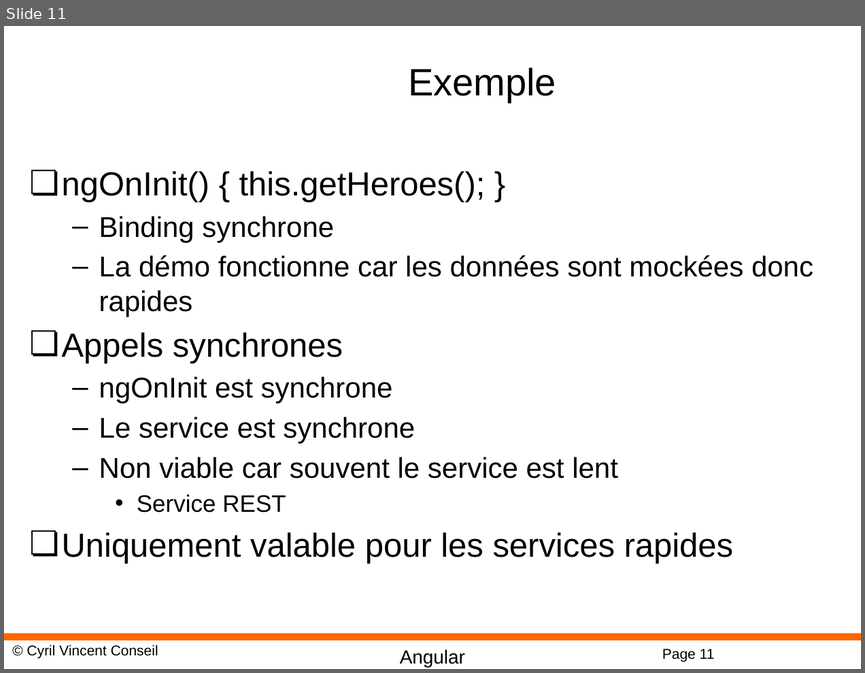
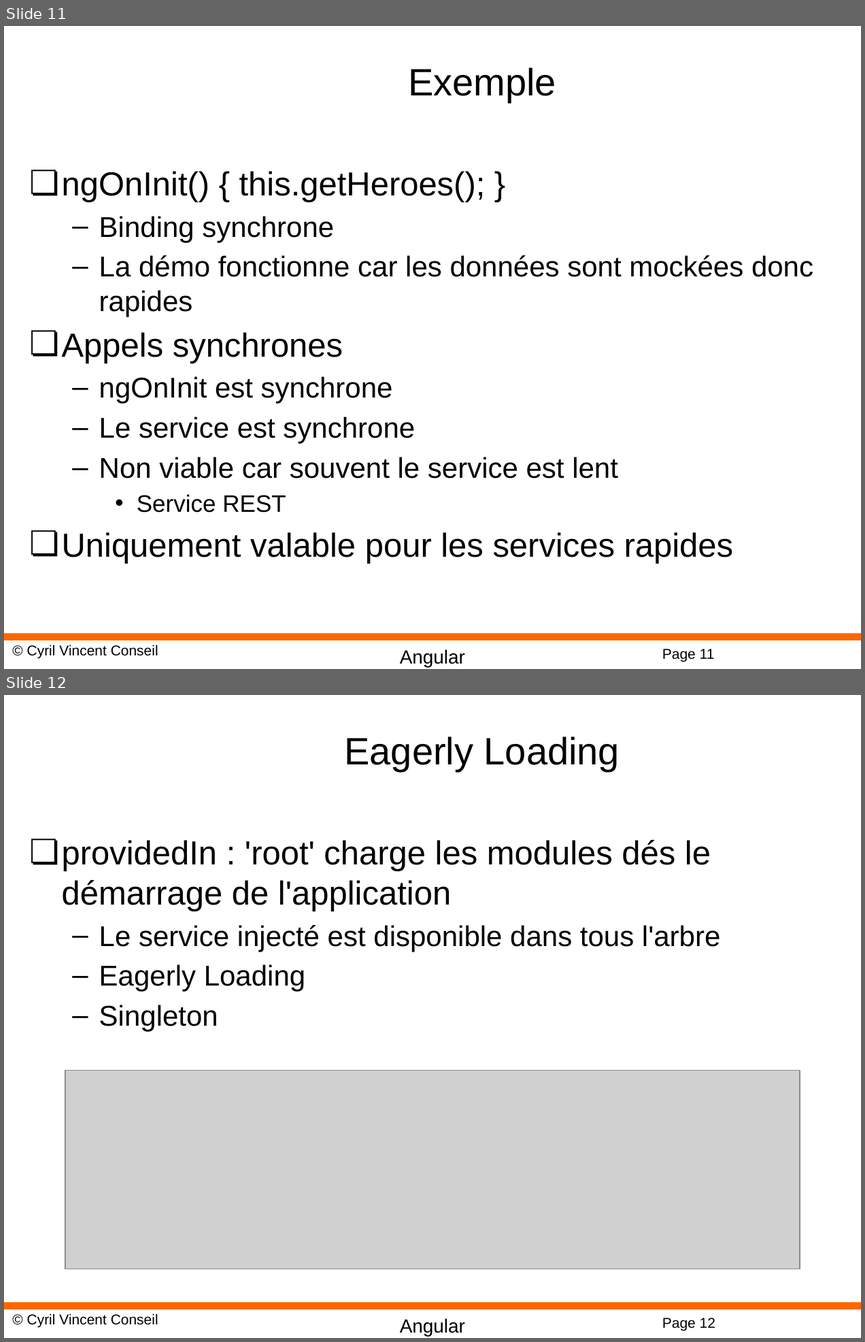
Before and after one commit to cyrilvincent/angular, a slide deck: PPT/Angular13-Services.pptx. Shown one above the other, each under a label of ours: slide 11 before the commit, slides 11 and 12 after it. The pictures are 865x673 and 865x1342 pixels, drawn with LibreOffice and Linux fonts; fonts in the diff are those of the drawing; grey boxes stand for pictures; background and template pictures are left out. Boxes give left, top, right and bottom in pixels: in the first picture for what was removed or moved away, otherwise in the second. Text is boxed around its words. In the diff, an @@ line names an element or a change of style, - is before the commit and + after.

```diff
--- a/PPT/Angular13-Services.pptx
+++ b/PPT/Angular13-Services.pptx
@@ slide 12 added at <box>4,695,861,1338</box>, background #FFFFFF; not listed: 4 template elements that a slide beside it also shows @@
@@ title added at <box>344,736,619,772</box>, 32 pt, text #000000 @@
+Eagerly Loading
@@ text added at <box>62,840,720,1032</box>, 24 pt, text #000000 @@
+❏ providedIn : 'root' charge les modules dés le démarrage de l'application
+  – Le service injecté est disponible dans tous l'arbre
+  – Eagerly Loading
+  – Singleton
@@ picture added at <box>65,1070,799,1268</box> @@
```
Also in this commit, not shown: 2 other slides added, 3 other files.
